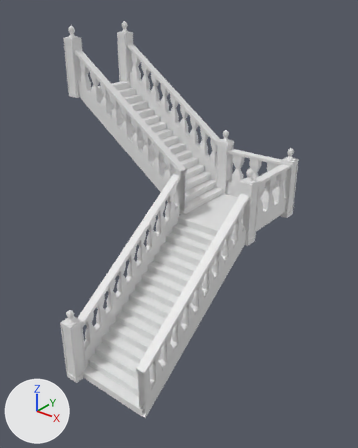
An edit to the FBX model Assets/Meshes/Building/StairsTurn.fbx, drawn before and after from the same camera.
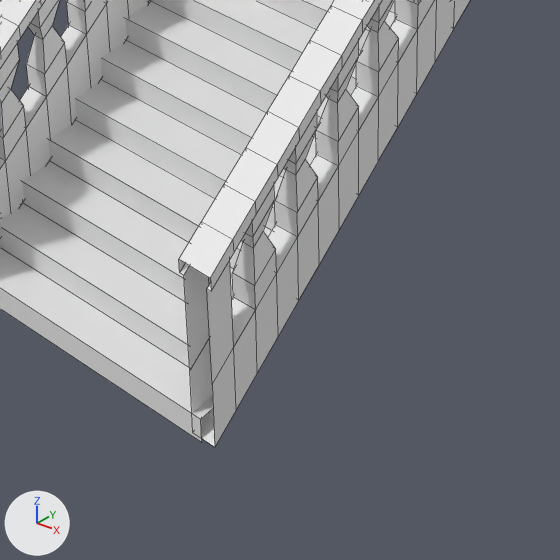
The first picture shows the older version from a 50 mm camera at (-20.08, -5.46, 6.72) aimed at (-25.86, 1.77, 2.24). The close-ups show both versions on the part from 25% to 66% of the width and 67% to 100% of the height of that picture; other places that the commit changed are outside them. Arrows for +X, +Y and +Z are at lower left; the lights stay in place. The close-ups show mesh edges as thin lines. Materials are left out; every surface is plain grey. Where no turn or scale is listed for an object, it has been applied to the vertices. Vertices at the same position are counted once.
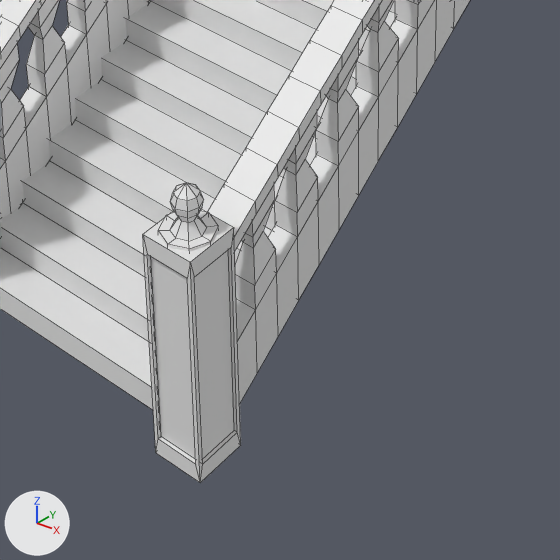
The newer file is also turned or shifted as a whole; pictures and numbers use the older file's frame.

Where the change shows, as pixel boxes [x1, y1, x2, y2] in the close-ups (560 x 560 px):
'Cube.111', reshaped
    before: [0, 0, 470, 447]
    after: [0, 0, 470, 483]
part 1 of me_cube_135, added
    after: [158, 183, 218, 252]
part 2 of me_cube_135, added
    after: [143, 209, 241, 483]

Patch to the scene script:
```diff
--- a/Assets/Meshes/Building/StairsTurn.fbx.py
+++ b/Assets/Meshes/Building/StairsTurn.fbx.py
@@ me_cube_135 @@
 me_cube_135.from_pydata(...)  # 2182 vertices, 2167 faces; spans x -4.02..0.94, y -3.03..2.04, z -1.99..3.95
 # used by ob_cube_111; location = (-25.303, 1.91, 1.959)
+# me_cube_135 part 1: the loose piece of 58 vertices spanning x -0.98..-0.72, y -3.02..-2.76, z -0.74..-0.46 is copied, and the copy is moved by (1.65, 0.0, 0.0); it spans x 0.68..0.93, y -3.02..-2.76, z -0.74..-0.46
+# me_cube_135 part 2: the loose piece of 32 vertices spanning x -0.99..-0.71, y -3.03..-2.75, z -1.99..-0.72 is copied, and the copy is moved by (1.65, 0.0, 0.0); it spans x 0.67..0.94, y -3.03..-2.75, z -1.99..-0.72
```
